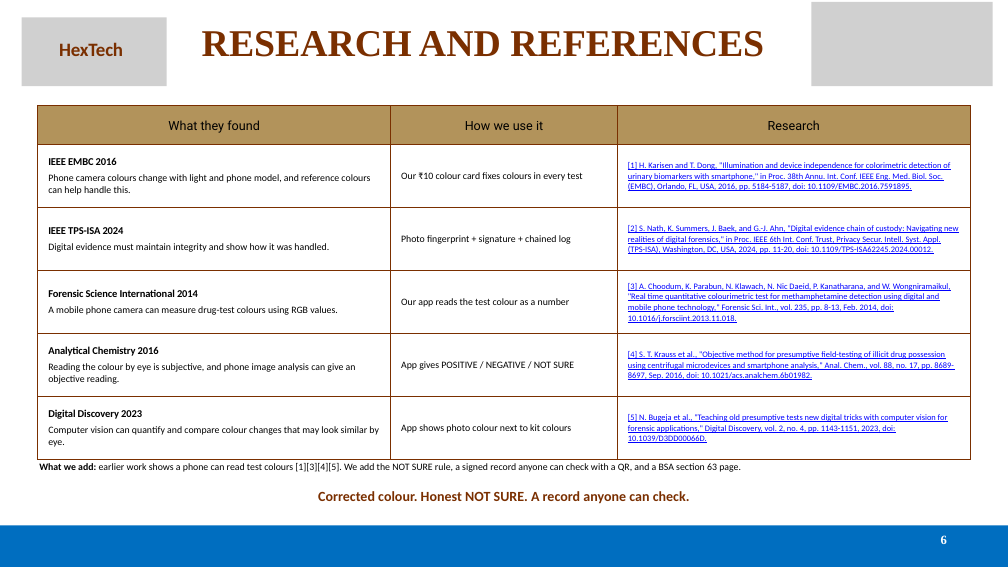
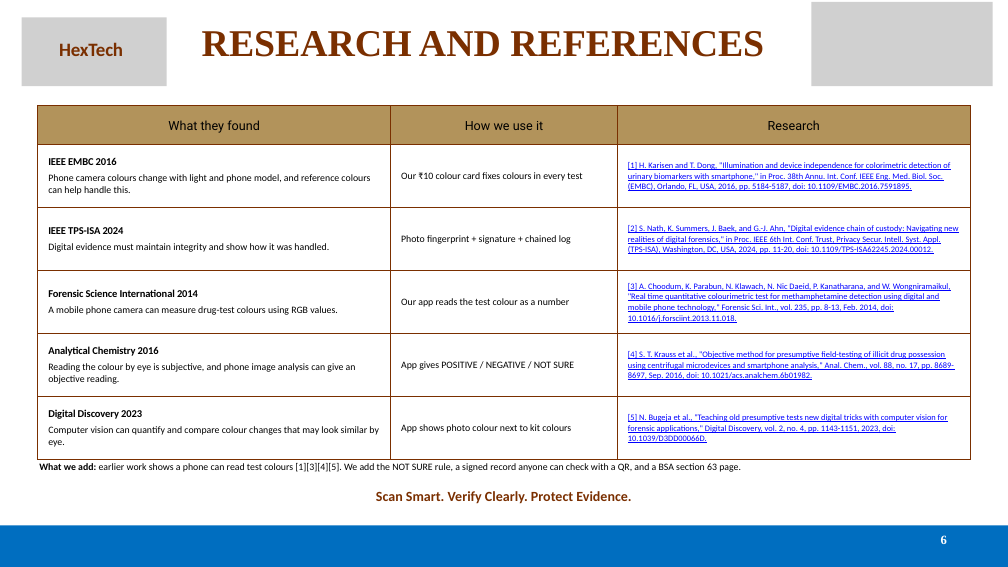
Before and after one commit to Lokeshraj2006/NarcTest, a slide deck: slide 6 of docs/deck_team_189360/Team_189360.pptx. Drawn at 1008x567 pixels with LibreOffice and Linux fonts; fonts in the diff are those of the drawing; grey boxes stand for pictures. Boxes give left, top, right and bottom in pixels: in the first picture for what was removed or moved away, otherwise in the second. Text is boxed around its words. In the diff, an @@ line names an element or a change of style, - is before the commit and + after.

```diff
--- a/docs/deck_team_189360/Team_189360.pptx
+++ b/docs/deck_team_189360/Team_189360.pptx
@@ text at [376,491,631,504]: text changed @@
-Corrected colour. Honest NOT SURE. A record anyone can check.
+Scan Smart. Verify Clearly. Protect Evidence.
```
Also in this commit, not shown: 5 other slides changed, 4 other files.
